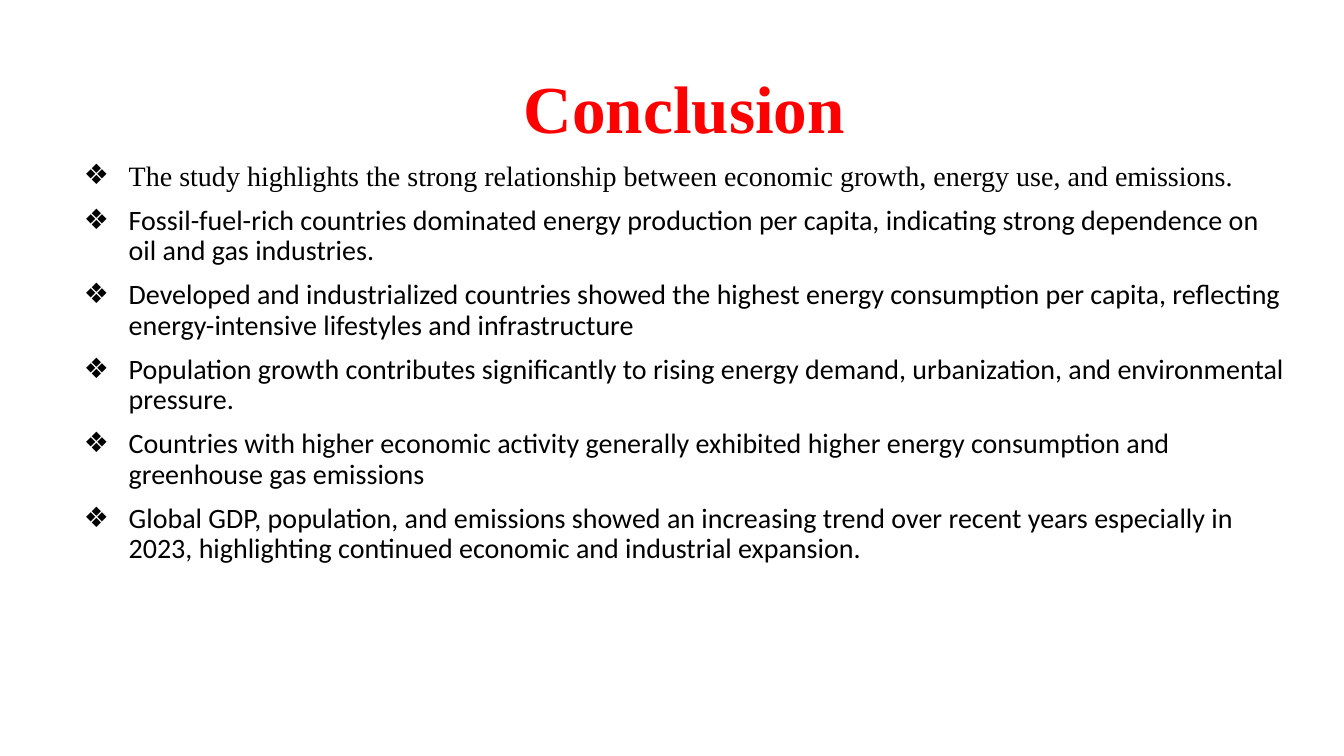
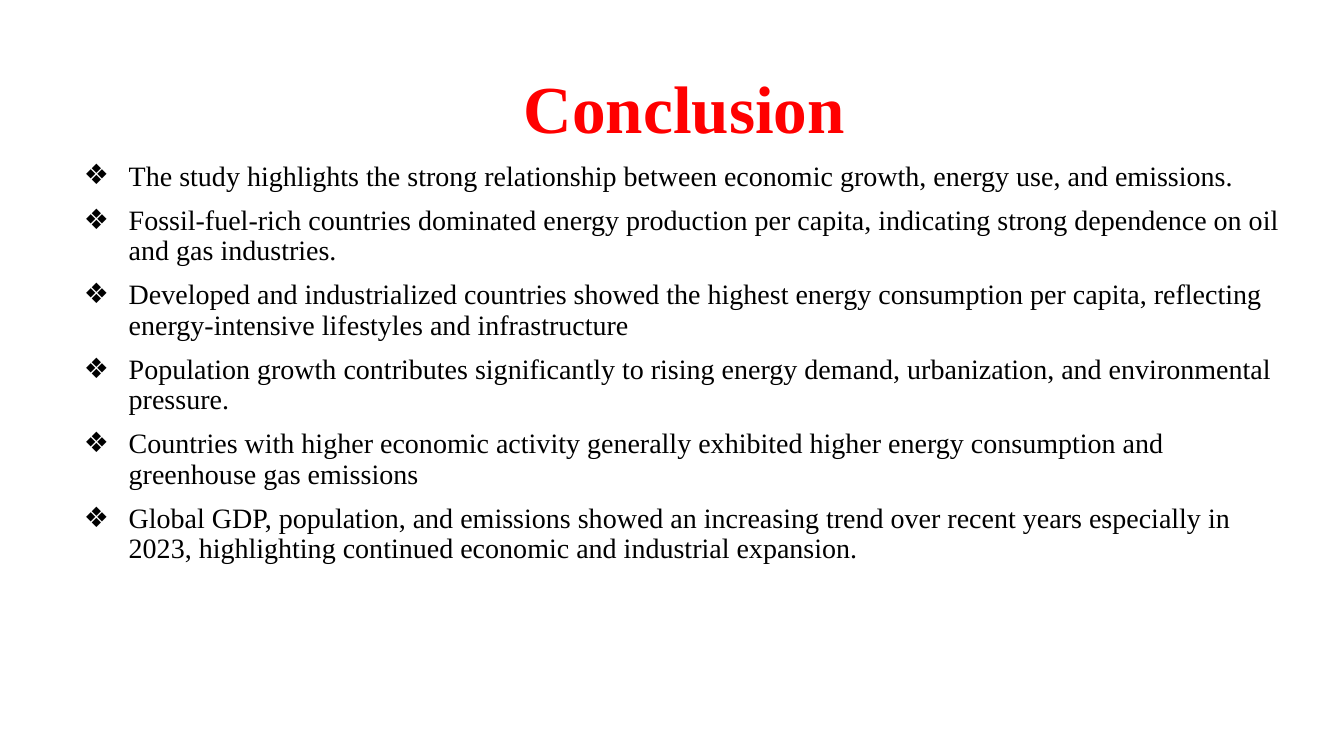
Before and after one commit to ShivaniGundla/SQL_Project, a slide deck: slide 23 of presentation/SQL_Project_Shivani_Gundla.pptx (slide 22 before the commit). Drawn at 1344x756 pixels with LibreOffice and Linux fonts; fonts in the diff are those of the drawing; background and template pictures are left out. Boxes give left, top, right and bottom in pixels: in the first picture for what was removed or moved away, otherwise in the second. Text is boxed around its words. In the diff, an @@ line names an element or a change of style, - is before the commit and + after.

```diff
--- a/presentation/SQL_Project_Shivani_Gundla.pptx
+++ b/presentation/SQL_Project_Shivani_Gundla.pptx
@@ subtitle at [129, 210, 1279, 564]: font Calibri to Times New Roman in "Fossil-fuel-rich countries dominated energy production per c ...", "Developed and industrialized countries showed the highest ...", "Population growth contributes significantly to rising energy ...", "Countries with higher economic activity generally exhibited ..." and 1 more places @@
```
Also in this commit, not shown: 16 other slides changed, 2 slides added, 2 slides removed.
